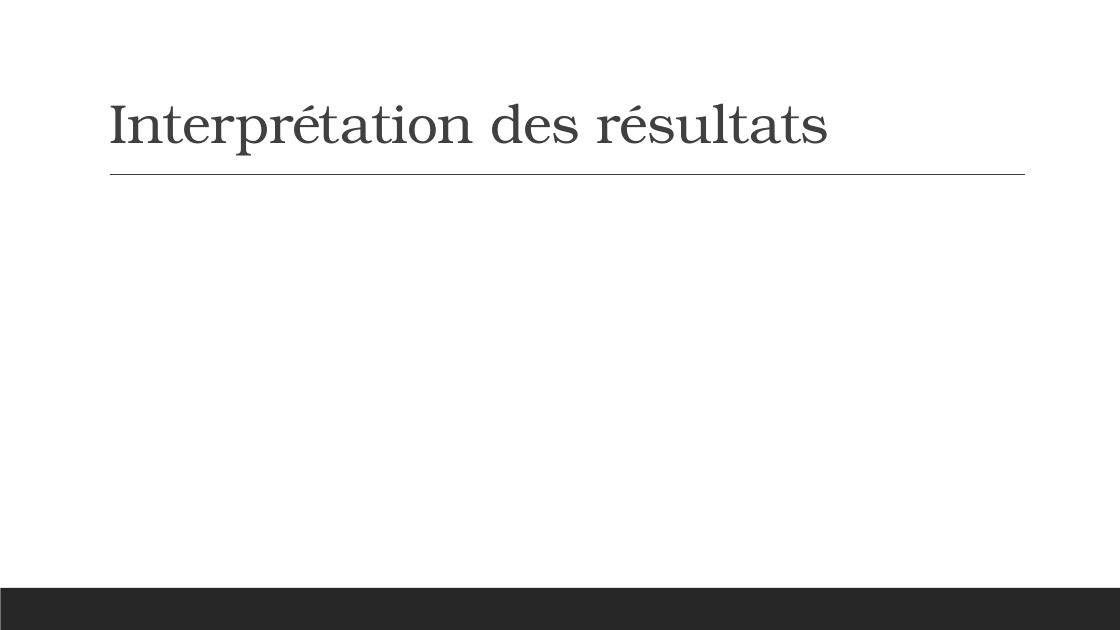
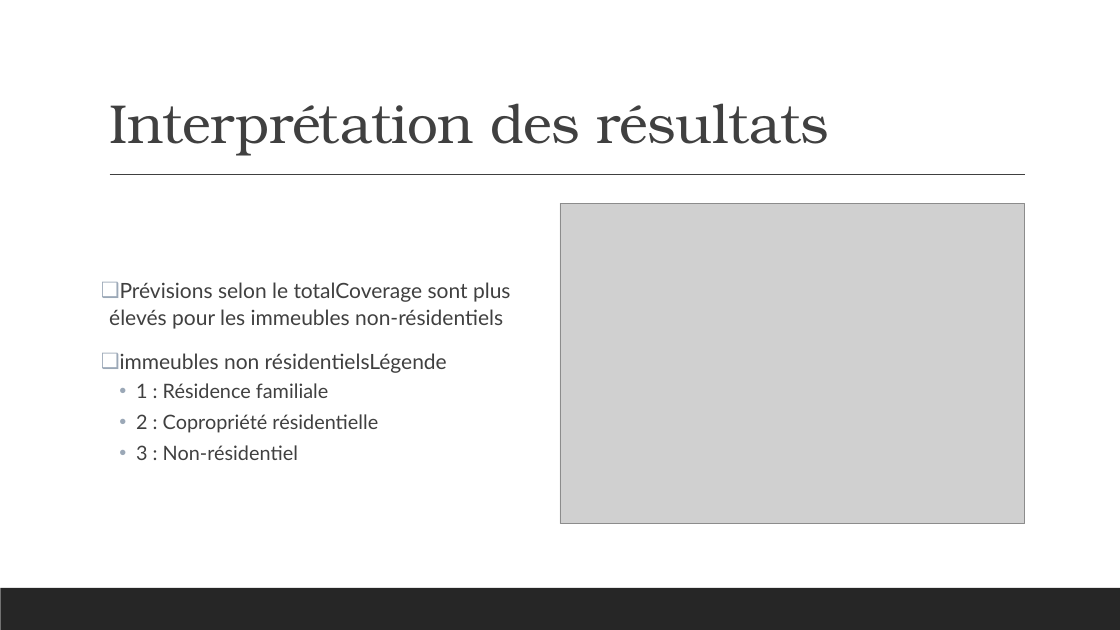
Before and after one commit to Dan-UL/PasDePlaziat, a slide deck: slide 27 of Final/Presentation_Equipe9.pptx (slide 26 before the commit). Drawn at 1120x630 pixels with LibreOffice and Linux fonts; fonts in the diff are those of the drawing; grey boxes stand for pictures. Boxes give left, top, right and bottom in pixels: in the first picture for what was removed or moved away, otherwise in the second. Text is boxed around its words. In the diff, an @@ line names an element or a change of style, - is before the commit and + after.

```diff
--- a/Final/Presentation_Equipe9.pptx
+++ b/Final/Presentation_Equipe9.pptx
@@ picture added at bbox=[560, 203, 1025, 524] @@
@@ text added at bbox=[109, 282, 511, 460], 18 pt, text #404040 @@
+❑ Prévisions selon le totalCoverage sont plus élevés pour les immeubles non-résidentiels
+❑ immeubles non résidentielsLégende
+  • 1 : Résidence familiale
+  • 2 : Copropriété résidentielle
+  • 3 : Non-résidentiel
```
Also in this commit, not shown: 7 other slides changed, 5 slides added, 1 slide removed.
